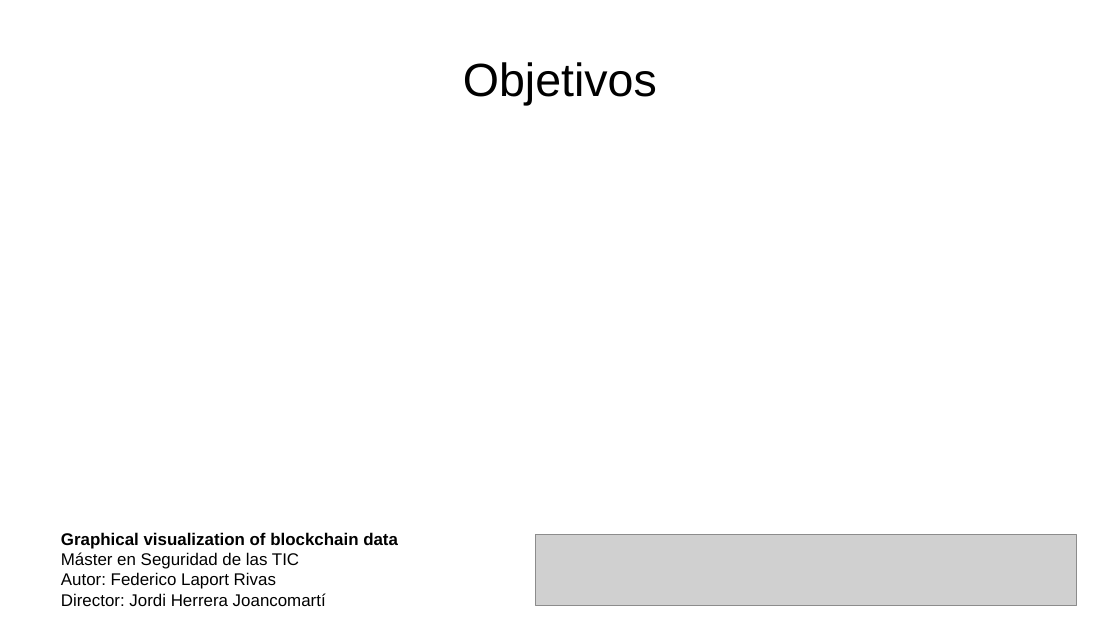
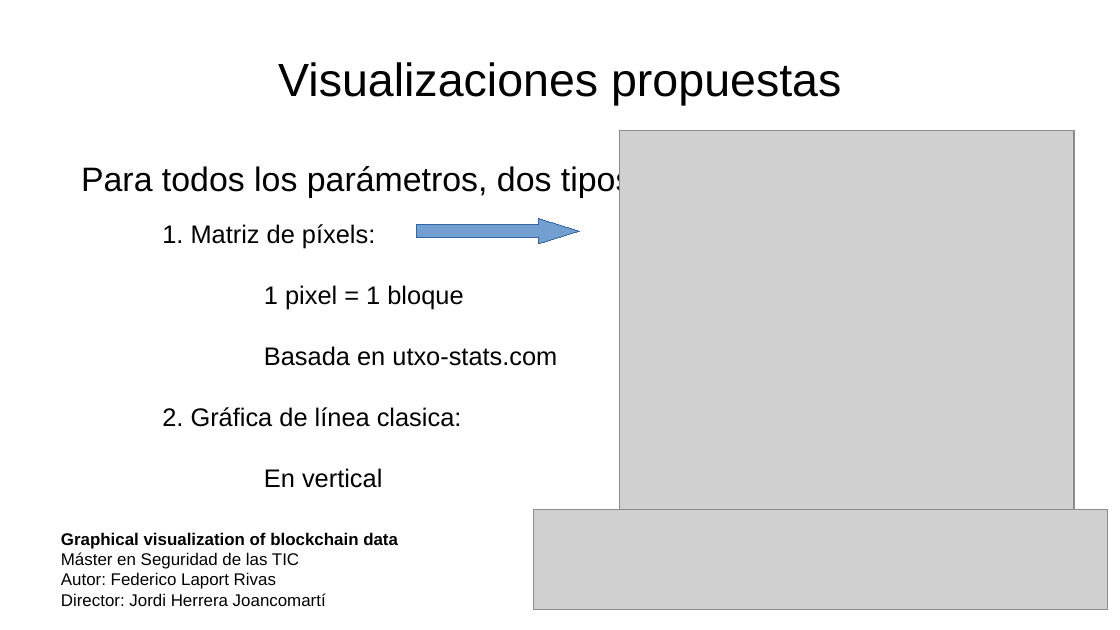
Before and after one commit to acrowise/chainplots, a slide deck: slide 9 of tfm_presentacion.odp (slide 2 before the commit). Drawn at 1120x630 pixels with LibreOffice and Linux fonts; fonts in the diff are those of the drawing; grey boxes stand for pictures. Boxes give left, top, right and bottom in pixels: in the first picture for what was removed or moved away, otherwise in the second. Text is boxed around its words. In the diff, an @@ line names an element or a change of style, - is before the commit and + after.

```diff
--- a/tfm_presentacion.odp
+++ b/tfm_presentacion.odp
@@ title at [278, 62, 841, 105]: text changed @@
-Objetivos
+Visualizaciones propuestas
@@ picture added at [620, 131, 1074, 510] @@
@@ text added at [81, 164, 633, 244], 24 pt, text #000000 @@
+Para todos los parámetros, dos tipos de visualización:
@@ text added at [162, 224, 557, 488], 18 pt, text #000000 @@
+1. Matriz de píxels:
+1 pixel = 1 bloque
+Basada en utxo-stats.com
+2. Gráfica de línea clasica:
+En vertical
@@ right arrow added at [417, 219, 579, 244], fill #729FCF, outline #3465A4 0 pt @@
@@ picture: place and size @@
-picture at [536, 536, 1077, 607]
+picture at [534, 510, 1108, 610]
```
Also in this commit, not shown: 14 other slides changed, 2 slides added, 1 other file.
